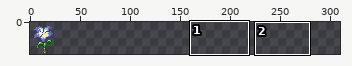
Two versions of one sprite sheet, asset/flower.png. Above, an overview of the earlier version with the close-up marked.
Close-up. Old version:
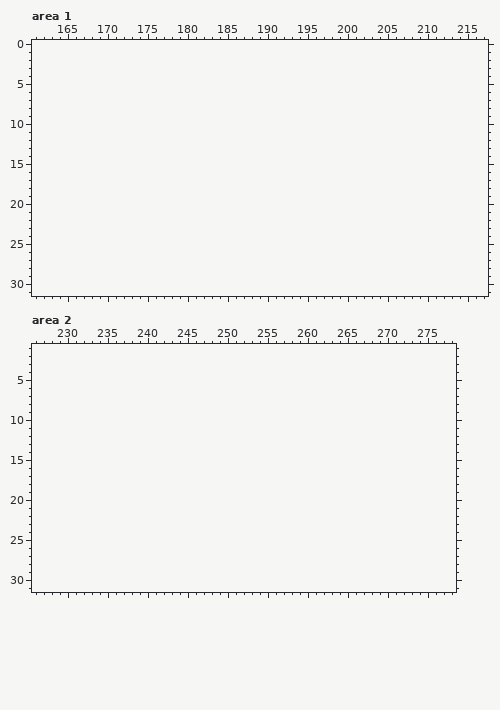
The file is 32x32 pixels. Shown: area 1: x 161..217, y 0..31; area 2: x 226..278, y 1..31. The old version is drawn lined up with the new one, on the new canvas. The wide view leaves out empty margins. The commit also changed other parts of the picture, which this record leaves out.
Now the later version:
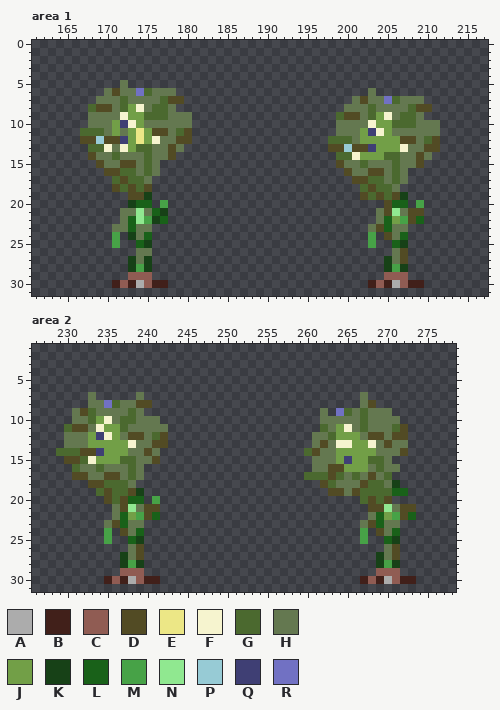
Palette (. is transparent): A #acacac  B #41201a  C #905c53  D #524b24  E #ece786  F #f6f4cf  G #4b692f  H #647850  J #729f47  K #174117  L #196119  M #47a247  N #90e890  P #97cbd5  Q #3f3f74  R #7171c3
Diff:
canvas 32x32 -> 320x32
Changed rows in their new state; - is an unchanged pixel.
Area 1:
first column x 167:
 5 -----H---------------------------------------
 6 ---HDHHRGHHH------------------------H--------
 7 --HHHGHHHHGDD---------------------HDHHRGHHH--
 8 -GDDHGJFHGGH---------------------HHHGHHHHGDD-
 9 -HHHHFJJGGGHHH------------------GDDHGJFHGGH--
10 -HHHJQFJHHHHHH------------------HHHHFJJGGGHHH
11 GGGHJHJEJDDHGD------------------HHHJQFJHHHHHH
12 DDPDDQJEJFHHDD-----------------GGGHJJJJJDDHGD
13 -GGFHFJGGHHDH------------------DDPDDQJJJFHHDD
14 -DHHGHHHGHHD--------------------GGFJJJGGHHDH-
15 --DHHDDHGH----------------------DHHGHHHGHHD--
16 ---DDGGHGH-----------------------DHHDDHGH----
17 ----GDGGH-------------------------DDGGHGH----
18 ----DGDGD--------------------------GDGGH-----
19 ------DDK--------------------------DGDGDK----
20 ------KLL-M---------------------------DLL-M--
21 -----HHNHLK--------------------------HDNHDD--
22 -----HLNMKL--------------------------HLJMDL--
23 ----HHLHH---------------------------HDLHH----
24 ----M-KHL---------------------------M-DHL----
25 ----M--LK---------------------------M--LK----
26 -------HH------------------------------HD----
27 ------KHK-----------------------------KHD----
28 ------KMK-----------------------------KMK----
29 ------CCC-----------------------------CCC----
30 ----BCBACBB-------------------------BCBACBB--
Area 2:
first column x 229:
 7 ----H-----H---------------------------H------
 8 ----HHRGHHDD--------------------------HD-----
 9 --HDGHHHHGH----------------------H-RGHGHHH---
10 --HHGJFHGGHHH--------------------HHHHHGHHHH--
11 -GDDHFJJGHHHHH-------------------GHJFHGHHHGD-
12 -HHHJQFJHDDHGD------------------HHGJJJHDDHDD-
13 -HHHJJJJJFHHDD------------------HDHFFJJFHDHH-
14 GGGDDQJJJHHDH------------------GDHHJJJJJHHHD-
15 -DDGFJJJGGHHD-------------------HHHJQJJGGH---
16 --GHHGHHHGH---------------------HHDDJJJHGHH--
17 --DDHHDDHGH--------------------GGGDGHGHDHG---
18 ----DDGGGH-----------------------DGHHHDGGHK--
19 -----GDGGDK-----------------------DDHDGGGGLL-
20 ------DGDLL-M-------------------------GDGD---
21 -------HDNHDD--------------------------DDNHDD
22 -------HLJMDL--------------------------HLJMDL
23 ------HDLHH---------------------------HDLHH--
24 ------M-DHL---------------------------M-DHL--
25 ------M--LK---------------------------M--LK--
26 ---------HD------------------------------HD--
27 --------KHD-----------------------------KHD--
28 --------KMK-----------------------------KMK--
29 --------CCC-----------------------------CCC--
30 ------BCBACBB-------------------------BCBACBB
Where, in picture pixels (left, top, right, bottom), the same in both close-ups:
added: (80, 80, 192, 288)
added: (328, 88, 440, 288)
added: (56, 392, 168, 584)
added: (304, 392, 416, 584)
